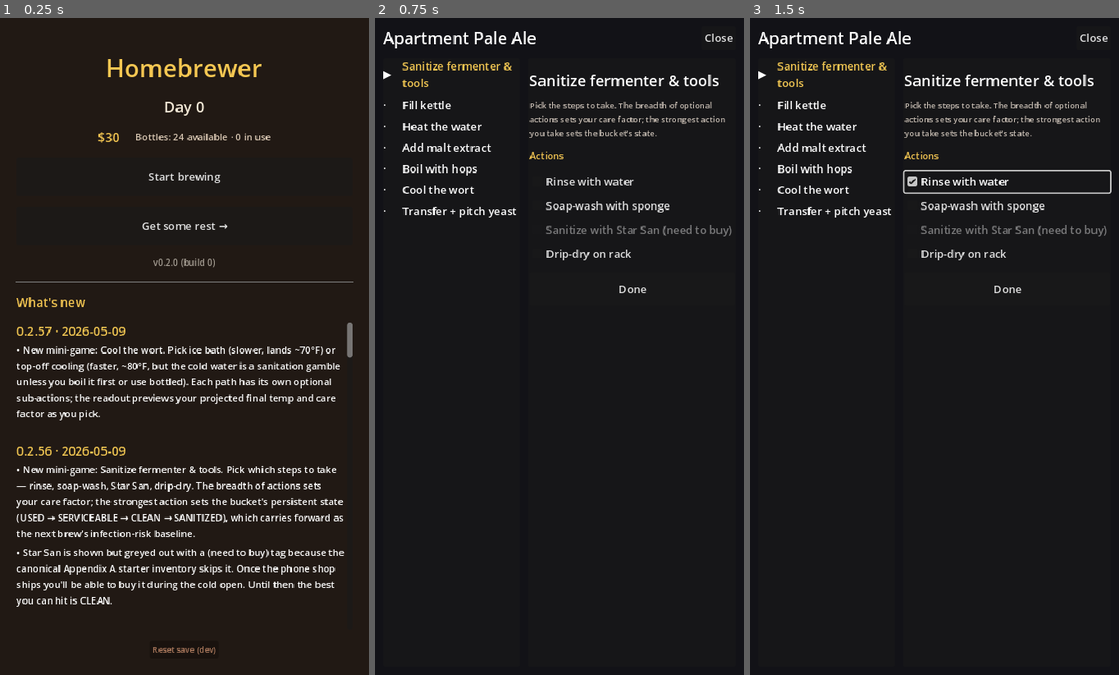
Above: before the commit, frames 1-3 (left to right).
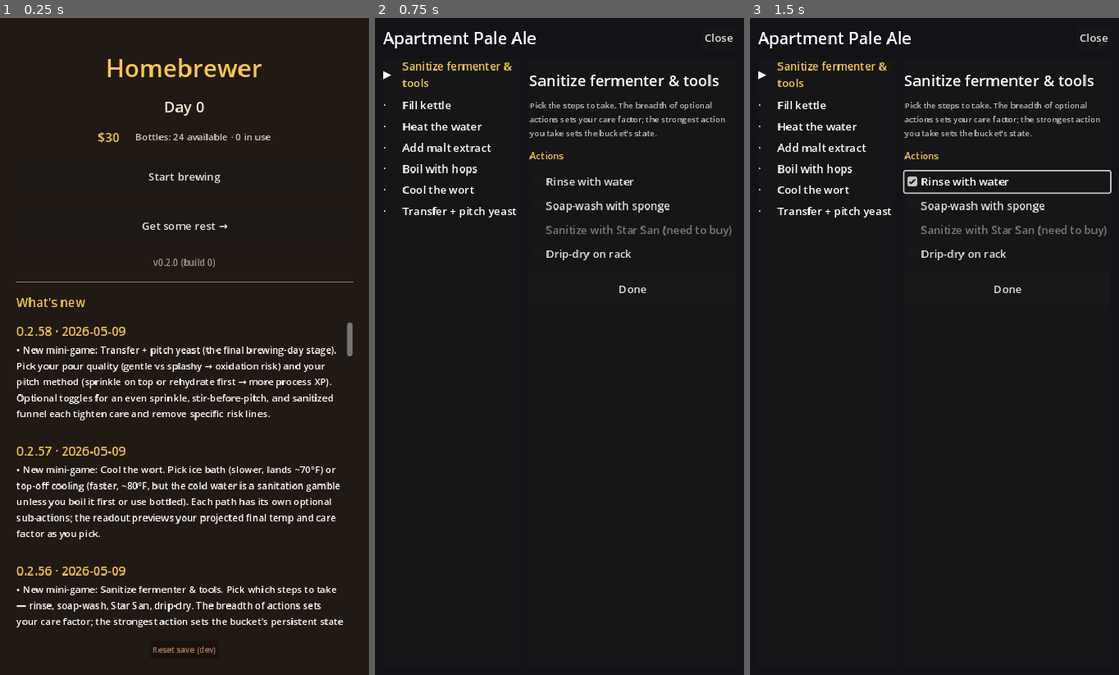
Above: after the commit, the same moments.

Repository: Shadaeiou/homebrewer
Game: Godot game, scene res://scenes/main.tscn
The game is run twice, just before and just after one commit, with the same random seed, the same clock (stepped at 60 frames per second) and the same inputs.
Inputs:
- Up to frame 1 (0.25 s): no input
- Up to frame 2 (0.75 s): click "Start brewing" at 0.5 s
- Up to frame 3 (1.5 s): click "Start brewing" at 1.25 s

The runs differ from the first frame. In frame 1, 8.0% of the frame differs, in the area x 4-96%, y 47-93%; in frame 2, nothing differs; in frame 3, nothing differs.

Commit message:
Transfer + Pitch combined mini-game
Mini-games #5 (Transfer to fermenter) and #6 (Pitch yeast) per
DESIGN.md 3.9 + Appendix A Steps 8-10. Combined into one stage
because the player is at the fermenter continuously through
transfer → top-off → pitch — splitting them into separate stage
swaps would just churn the brewing-day stage list.

scripts/minigames/transfer_pitch/transfer_pitch.gd
  Two radio groups + three optional toggles.
    Pour: gentle (smooth tilt) | fast (splashy) → fast adds
      oxidation +2.0 per Appendix A's "splashy = oxidation increases".
    Pitch: sprinkle on top | rehydrate first (+15 in-game min,
      higher process XP).
    Optionals: even sprinkle (removes the lazy-sprinkle infection
      penalty), stir wort once before pitch, sanitize funnel
      (skipping it adds infection +0.5 — untouched plastic funnel
      from a kitchen drawer is a real vector).
  Skill awards: sanitation 6/3, process 8 (rehydrate) / 5 (sprinkle).
  Care factor over a 3-action breadth pool.

scenes/minigames/transfer_pitch.tscn
  Form-style: Transfer pour radios, Pitch method radios, Optional
  toggles, Confirm.

scripts/brewing_day.gd
  MINIGAME_SCENES["transfer_pitch"] now wired. Five of seven extract
  stages have real mini-games; the last two on placeholder are
  "heat" (preparation step, no real catalog mini-game maps to it)
  and "boil_with_hops" (combined Bring-to-Boil + 60-min Boil — the
  multi-phase real-time mini-game lands next).

tests/sim/test_transfer_pitch.gd
  6 tests / 9 asserts. Default radios; fast pour adds oxidation 2.0;
  lazy sprinkle adds infection; full optionals zero out risk;
  rehydrate yields more process XP than sprinkle; Outcome.lint clean.

102/102 tests, 326 asserts. screenshots/transfer_pitch.png shows the
three radio/option sections + Confirm. changelog 0.2.58.

Diff:
--- a/godot/data/changelog.json
+++ b/godot/data/changelog.json
@@ -1,4 +1,11 @@
 [
+  {
+    "version": "0.2.58",
+    "date": "2026-05-09",
+    "bullets": [
+      "New mini-game: Transfer + pitch yeast (the final brewing-day stage). Pick your pour quality (gentle vs splashy → oxidation risk) and your pitch method (sprinkle on top or rehydrate first → more process XP). Optional toggles for an even sprinkle, stir-before-pitch, and sanitized funnel each tighten care and remove specific risk lines."
+    ]
+  },
   {
     "version": "0.2.57",
     "date": "2026-05-09",
--- /dev/null
+++ b/godot/scenes/minigames/transfer_pitch.tscn
@@ -0,0 +1,80 @@
+[gd_scene load_steps=2 format=3 uid="uid://b8transferpitchhcwma"]
+
+[ext_resource type="Script" path="res://scripts/minigames/transfer_pitch/transfer_pitch.gd" id="1_tp"]
+
+[node name="TransferPitch" type="Control"]
+layout_mode = 3
+anchors_preset = 15
+anchor_right = 1.0
+anchor_bottom = 1.0
+grow_horizontal = 2
+grow_vertical = 2
+script = ExtResource("1_tp")
+
+[node name="Margin" type="MarginContainer" parent="."]
+layout_mode = 1
+anchors_preset = 15
+anchor_right = 1.0
+anchor_bottom = 1.0
+grow_horizontal = 2
+grow_vertical = 2
+theme_override_constants/margin_left = 16
+theme_override_constants/margin_top = 16
+theme_override_constants/margin_right = 16
+theme_override_constants/margin_bottom = 16
+
+[node name="Stack" type="VBoxContainer" parent="Margin"]
+layout_mode = 2
+theme_override_constants/separation = 10
+
+[node name="StageTitle" type="Label" parent="Margin/Stack"]
+unique_name_in_owner = true
+layout_mode = 2
+text = "Transfer + pitch yeast"
+theme_override_font_sizes/font_size = 22
+
+[node name="Hint" type="Label" parent="Margin/Stack"]
+layout_mode = 2
+text = "Pour the wort into the bucket, top off if needed, then pitch the yeast. Splashy pours drive oxygen in; lazy sprinkles let yeast clump."
+theme_override_font_sizes/font_size = 12
+modulate = Color(0.78, 0.74, 0.70, 1)
+autowrap_mode = 3
+
+[node name="PourHeader" type="Label" parent="Margin/Stack"]
+layout_mode = 2
+text = "Transfer pour"
+theme_override_font_sizes/font_size = 14
+modulate = Color(0.96, 0.78, 0.32, 1)
+
+[node name="PourGroup" type="VBoxContainer" parent="Margin/Stack"]
+unique_name_in_owner = true
+layout_mode = 2
+theme_override_constants/separation = 4
+
+[node name="PitchHeader" type="Label" parent="Margin/Stack"]
+layout_mode = 2
+text = "Pitch method"
+theme_override_font_sizes/font_size = 14
+modulate = Color(0.96, 0.78, 0.32, 1)
+
+[node name="PitchGroup" type="VBoxContainer" parent="Margin/Stack"]
+unique_name_in_owner = true
+layout_mode = 2
+theme_override_constants/separation = 4
+
+[node name="OptionsHeader" type="Label" parent="Margin/Stack"]
+layout_mode = 2
+text = "Optional"
+theme_override_font_sizes/font_size = 14
+modulate = Color(0.96, 0.78, 0.32, 1)
+
+[node name="OptionsGroup" type="VBoxContainer" parent="Margin/Stack"]
+unique_name_in_owner = true
+layout_mode = 2
+theme_override_constants/separation = 4
+
+[node name="ConfirmButton" type="Button" parent="Margin/Stack"]
+unique_name_in_owner = true
+custom_minimum_size = Vector2(0, 48)
+layout_mode = 2
+text = "Confirm"
--- a/godot/scripts/brewing_day.gd
+++ b/godot/scripts/brewing_day.gd
@@ -43,10 +43,11 @@
 ## Filled in as mini-games land. Stages without a registered scene fall
 ## back to PLACEHOLDER_SCENE.
 const MINIGAME_SCENES := {
-	"sanitize":    preload("res://scenes/minigames/sanitize.tscn"),
-	"fill_kettle": preload("res://scenes/minigames/fill_kettle.tscn"),
-	"add_lme":     preload("res://scenes/minigames/pour_lme.tscn"),
-	"cool_wort":   preload("res://scenes/minigames/cool_wort.tscn"),
+	"sanitize":       preload("res://scenes/minigames/sanitize.tscn"),
+	"fill_kettle":    preload("res://scenes/minigames/fill_kettle.tscn"),
+	"add_lme":        preload("res://scenes/minigames/pour_lme.tscn"),
+	"cool_wort":      preload("res://scenes/minigames/cool_wort.tscn"),
+	"transfer_pitch": preload("res://scenes/minigames/transfer_pitch.tscn"),
 }
 
 @onready var _recipe_title: Label = %RecipeTitle
--- /dev/null
+++ b/godot/scripts/minigames/transfer_pitch/transfer_pitch.gd
@@ -0,0 +1,135 @@
+extends Control
+
+## Transfer + Pitch — combined mini-games #5 (Transfer to fermenter) and #6
+## (Pitch yeast) per DESIGN.md 3.9 + Appendix A Steps 8-10. Decision +
+## small skill shape — pour gesture quality matters, pitch method matters,
+## optional sub-actions tighten care.
+##
+## Combined into one stage scene because the player is at the fermenter
+## continuously through transfer → top-off → pitch. Splitting them into
+## separate stage swaps would feel like stage-list churn for no UX benefit.
+
+signal minigame_completed(outcome: Dictionary)
+
+@onready var _stage_title: Label = %StageTitle
+@onready var _pour_group: VBoxContainer = %PourGroup
+@onready var _pitch_group: VBoxContainer = %PitchGroup
+@onready var _options_group: VBoxContainer = %OptionsGroup
+@onready var _confirm_button: Button = %ConfirmButton
+
+var _stage_meta: Dictionary = {}
+var _pour_radios: Dictionary = {}
+var _pitch_radios: Dictionary = {}
+var _options: Dictionary = {}
+var _selected_pour: String = "gentle"
+var _selected_pitch: String = "sprinkle"
+
+func _ready() -> void:
+	_confirm_button.pressed.connect(_on_confirm_pressed)
+	_render_pour_radios()
+	_render_pitch_radios()
+	_render_options()
+	_apply_stage_meta()
+
+func set_stage_meta(stage: Dictionary) -> void:
+	_stage_meta = stage
+	if is_inside_tree():
+		_apply_stage_meta()
+
+func _apply_stage_meta() -> void:
+	if _stage_title != null:
+		_stage_title.text = String(_stage_meta.get("title", "Transfer + pitch yeast"))
+
+func _render_pour_radios() -> void:
+	for child in _pour_group.get_children():
+		child.queue_free()
+	_pour_radios.clear()
+	_add_radio(_pour_group, _pour_radios, "gentle", "Pour gently (smooth tilt)", true,
+		func(id): _selected_pour = id)
+	_add_radio(_pour_group, _pour_radios, "fast", "Pour fast (splashy)", false,
+		func(id): _selected_pour = id)
+
+func _render_pitch_radios() -> void:
+	for child in _pitch_group.get_children():
+		child.queue_free()
+	_pitch_radios.clear()
+	_add_radio(_pitch_group, _pitch_radios, "sprinkle", "Sprinkle dry yeast on top", true,
+		func(id): _selected_pitch = id)
+	_add_radio(_pitch_group, _pitch_radios, "rehydrate", "Rehydrate first (+15 in-game min)", false,
+		func(id): _selected_pitch = id)
+
+func _add_radio(parent: VBoxContainer, group: Dictionary, id: String, label: String, default: bool, on_select: Callable) -> void:
+	var box := CheckBox.new()
+	box.text = label
+	box.button_pressed = default
+	box.toggled.connect(func(pressed):
+		if not pressed:
+			box.button_pressed = true
+			return
+		for sib_id in group:
+			if sib_id != id:
+				group[sib_id].set_pressed_no_signal(false)
+		on_select.call(id)
+	)
+	parent.add_child(box)
+	group[id] = box
+
+func _render_options() -> void:
+	for child in _options_group.get_children():
+		child.queue_free()
+	_options.clear()
+	_add_option("even_sprinkle", "Even sprinkle (don't dump in one spot)")
+	_add_option("stir_once", "Stir the wort once before pitch")
+	_add_option("sanitize_funnel", "Sanitize the funnel between transfers")
+
+func _add_option(id: String, label: String) -> void:
+	var box := CheckBox.new()
+	box.text = label
+	_options_group.add_child(box)
+	_options[id] = box
+
+func _on_confirm_pressed() -> void:
+	var taken: Array = []
+	for id in _options:
+		if _options[id].button_pressed:
+			taken.append(id)
+	# breadth pool always 3 (no consumable gating yet on these options).
+	var care: float = CareFactor.from_breadth(taken.size(), _options.size())
+
+	var risk: Dictionary = {}
+	if _selected_pour == "fast":
+		risk["oxidation"] = 2.0  # splashy pour drives O2 in
+	if _selected_pitch == "sprinkle" and not taken.has("even_sprinkle"):
+		# Lazy sprinkle: yeast clumps, slow start, infection competition wins more often.
+		risk["infection"] = 1.0
+	if not taken.has("sanitize_funnel"):
+		# Untouched plastic funnel from the kitchen drawer is a real
+		# infection vector — small bump.
+		risk["infection"] = float(risk.get("infection", 0.0)) + 0.5
+
+	var skills: Dictionary = GameState.data.get("skills", {})
+	var notes: Array = [_journal_summary(taken)]
+	var outcome := {
+		"actual": {
+			"pour_quality": _selected_pour,
+			"pitch_method": _selected_pitch,
+			"actions_taken": taken,
+		},
+		"care_factor": care,
+		"risk_deltas": risk,
+		"xp_gained": {
+			"sanitation": 6 if taken.has("sanitize_funnel") else 3,
+			"process":    8 if _selected_pitch == "rehydrate" else 5,
+		},
+		"journal_notes": notes,
+		"skill_snapshot": SkillXP.snapshot(skills),
+	}
+	minigame_completed.emit(outcome)
+
+func _journal_summary(taken: Array) -> String:
+	var pour_label := "smooth" if _selected_pour == "gentle" else "splashy"
+	var pitch_label := "sprinkled dry yeast" if _selected_pitch == "sprinkle" else "rehydrated yeast first"
+	var extras := ""
+	if not taken.is_empty():
+		extras = " (also: %s)" % ", ".join(taken)
+	return "Transferred with a %s pour, %s%s." % [pour_label, pitch_label, extras]
--- /dev/null
+++ b/godot/tests/sim/test_transfer_pitch.gd
@@ -0,0 +1,66 @@
+extends GutTest
+
+const SCENE := preload("res://scenes/minigames/transfer_pitch.tscn")
+
+func _mount() -> Control:
+	GameState.reset_to_new_career()
+	var s: Control = SCENE.instantiate()
+	add_child_autofree(s)
+	return s
+
+func _emit(s: Control) -> Dictionary:
+	var captured := [null]
+	s.minigame_completed.connect(func(o): captured[0] = o)
+	s._on_confirm_pressed()
+	await wait_frames(1)
+	return captured[0]
+
+func _select(group: Dictionary, id: String, on_select: Callable) -> void:
+	# Mirror the radio-toggle path used by the controller.
+	for sib_id in group:
+		group[sib_id].set_pressed_no_signal(false)
+	group[id].button_pressed = true
+	on_select.call(id)
+
+func test_default_choices_are_gentle_and_sprinkle() -> void:
+	var s := _mount()
+	assert_eq(s._selected_pour, "gentle")
+	assert_eq(s._selected_pitch, "sprinkle")
+
+func test_fast_pour_adds_oxidation_risk() -> void:
+	var s := _mount()
+	s._selected_pour = "fast"
+	var out: Dictionary = await _emit(s)
+	assert_almost_eq(float(out["risk_deltas"].get("oxidation", 0.0)), 2.0, 1e-6)
+
+func test_lazy_sprinkle_adds_infection() -> void:
+	# Default sprinkle without "even_sprinkle" optional.
+	var s := _mount()
+	var out: Dictionary = await _emit(s)
+	assert_gt(float(out["risk_deltas"].get("infection", 0.0)), 0.0,
+		"sprinkle pitch without even-sprinkle hygiene drives infection")
+
+func test_even_sprinkle_optional_eliminates_lazy_sprinkle_penalty() -> void:
+	var s := _mount()
+	s._options["even_sprinkle"].button_pressed = true
+	s._options["sanitize_funnel"].button_pressed = true  # remove funnel infection too
+	var out: Dictionary = await _emit(s)
+	assert_eq(Dictionary(out["risk_deltas"]).size(), 0,
+		"even-sprinkle + sanitized funnel + gentle pour should leave zero risk")
+
+func test_rehydrate_yields_more_process_xp() -> void:
+	var sprinkle := _mount()
+	var sprinkle_out: Dictionary = await _emit(sprinkle)
+	var rehydrate := _mount()
+	rehydrate._selected_pitch = "rehydrate"
+	var rehydrate_out: Dictionary = await _emit(rehydrate)
+	assert_gt(int(rehydrate_out["xp_gained"]["process"]),
+		int(sprinkle_out["xp_gained"]["process"]),
+		"rehydration is the higher-skill pitch path")
+
+func test_outcome_satisfies_universal_contract() -> void:
+	var s := _mount()
+	s._options["even_sprinkle"].button_pressed = true
+	s._options["sanitize_funnel"].button_pressed = true
+	var out: Dictionary = await _emit(s)
+	assert_eq(Outcome.lint(out).size(), 0)
--- a/godot/tools/screenshot_harness.gd
+++ b/godot/tools/screenshot_harness.gd
@@ -22,6 +22,7 @@
 	{"name": "pour_lme", "path": "res://scenes/minigames/pour_lme.tscn", "frames": 5},
 	{"name": "sanitize", "path": "res://scenes/minigames/sanitize.tscn", "frames": 5},
 	{"name": "cool_wort", "path": "res://scenes/minigames/cool_wort.tscn", "frames": 5},
+	{"name": "transfer_pitch", "path": "res://scenes/minigames/transfer_pitch.tscn", "frames": 5},
 ]
 
 const OUT_DIR := "res://../screenshots"
